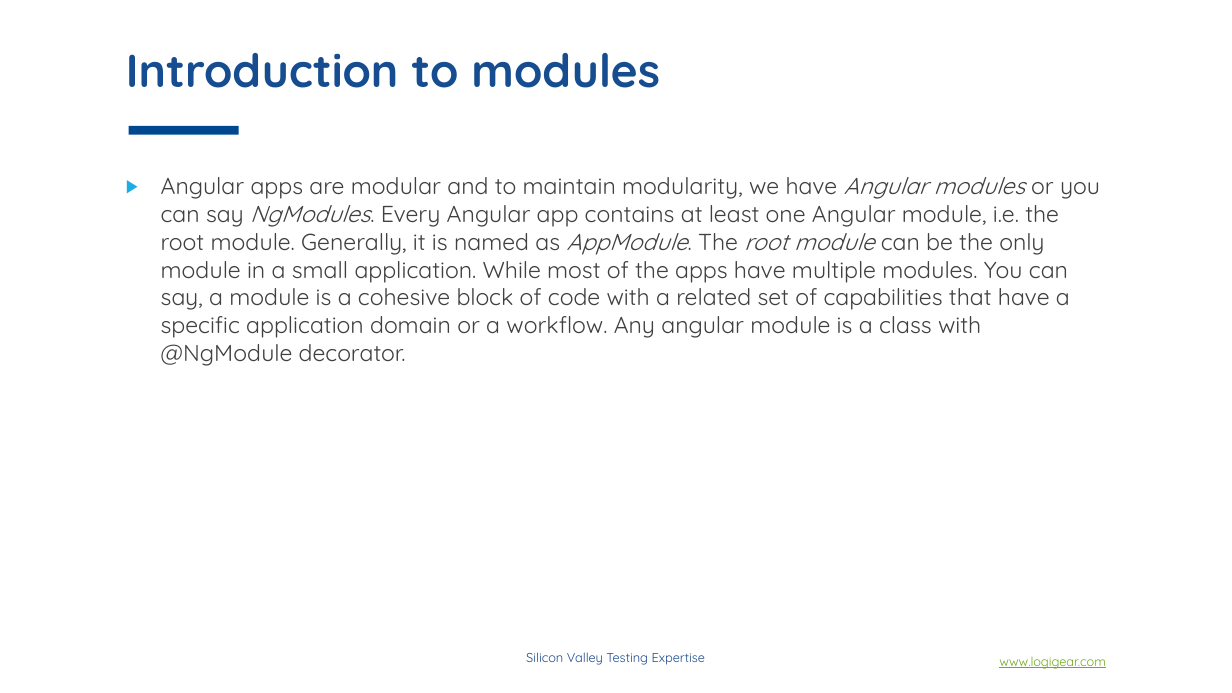
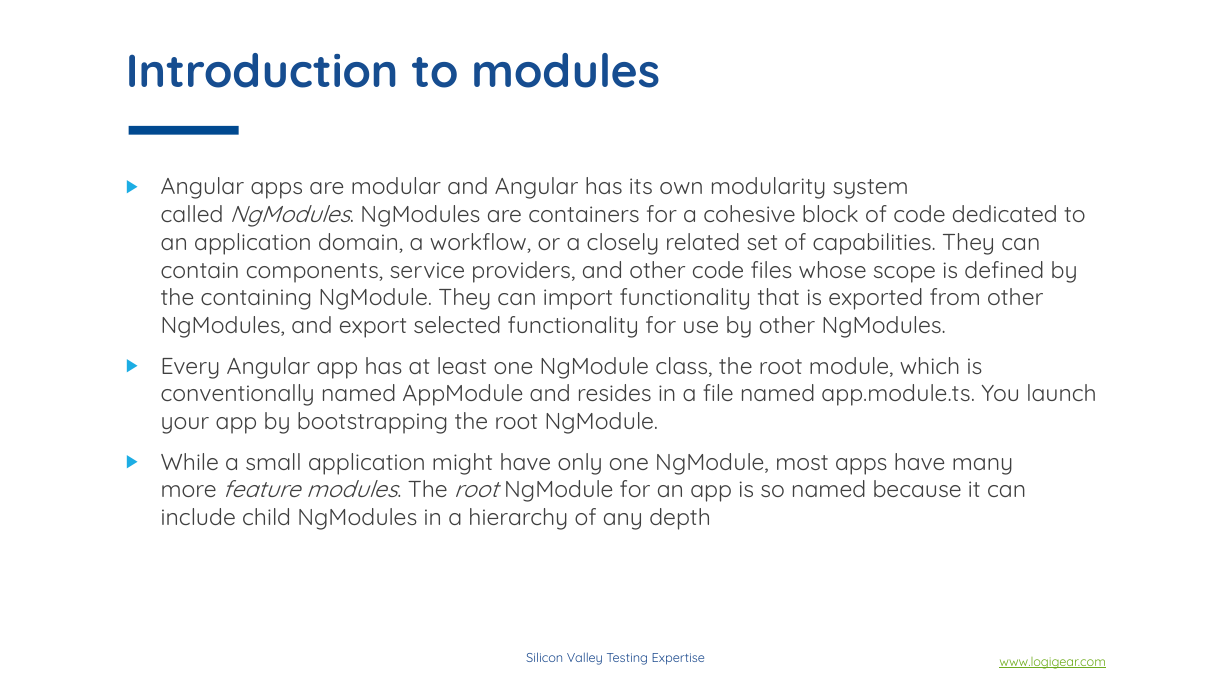
Before and after one commit to phongha1912/spring, a slide deck: slide 6 of Angular concepts.pptx. Drawn at 1232x693 pixels with LibreOffice and Linux fonts; fonts in the diff are those of the drawing; background and template pictures are left out. Boxes give left, top, right and bottom in pixels: in the first picture for what was removed or moved away, otherwise in the second. Text is boxed around its words. In the diff, an @@ line names an element or a change of style, - is before the commit and + after.

Commit message:
update

```diff
--- a/Angular concepts.pptx
+++ b/Angular concepts.pptx
@@ text at [161, 177, 1096, 530]: text changed @@
-▶ Angular apps are modular and to maintain modularity, we have Angular modules or you can say NgModules. Every Angular app contains at least one Angular module, i.e. the root module. Generally, it is named as AppModule. The root module can be the only module in a small application. While most of the apps have multiple modules. You can say, a module is a cohesive block of code with a related set of capabilities that have a specific application domain or a workflow. Any angular module is a class with @NgModule decorator.
+▶ Angular apps are modular and Angular has its own modularity system called NgModules. NgModules are containers for a cohesive block of code dedicated to an application domain, a workflow, or a closely related set of capabilities. They can contain components, service providers, and other code files whose scope is defined by the containing NgModule. They can import functionality that is exported from other NgModules, and export selected functionality for use by other NgModules.
+▶ Every Angular app has at least one NgModule class, the root module, which is conventionally named AppModule and resides in a file named app.module.ts. You launch your app by bootstrapping the root NgModule.
+▶ While a small application might have only one NgModule, most apps have many more feature modules. The root NgModule for an app is so named because it can include child NgModules in a hierarchy of any depth
```
Also in this commit, not shown: 6 other slides changed, 14 slides added, 1 slide removed.
